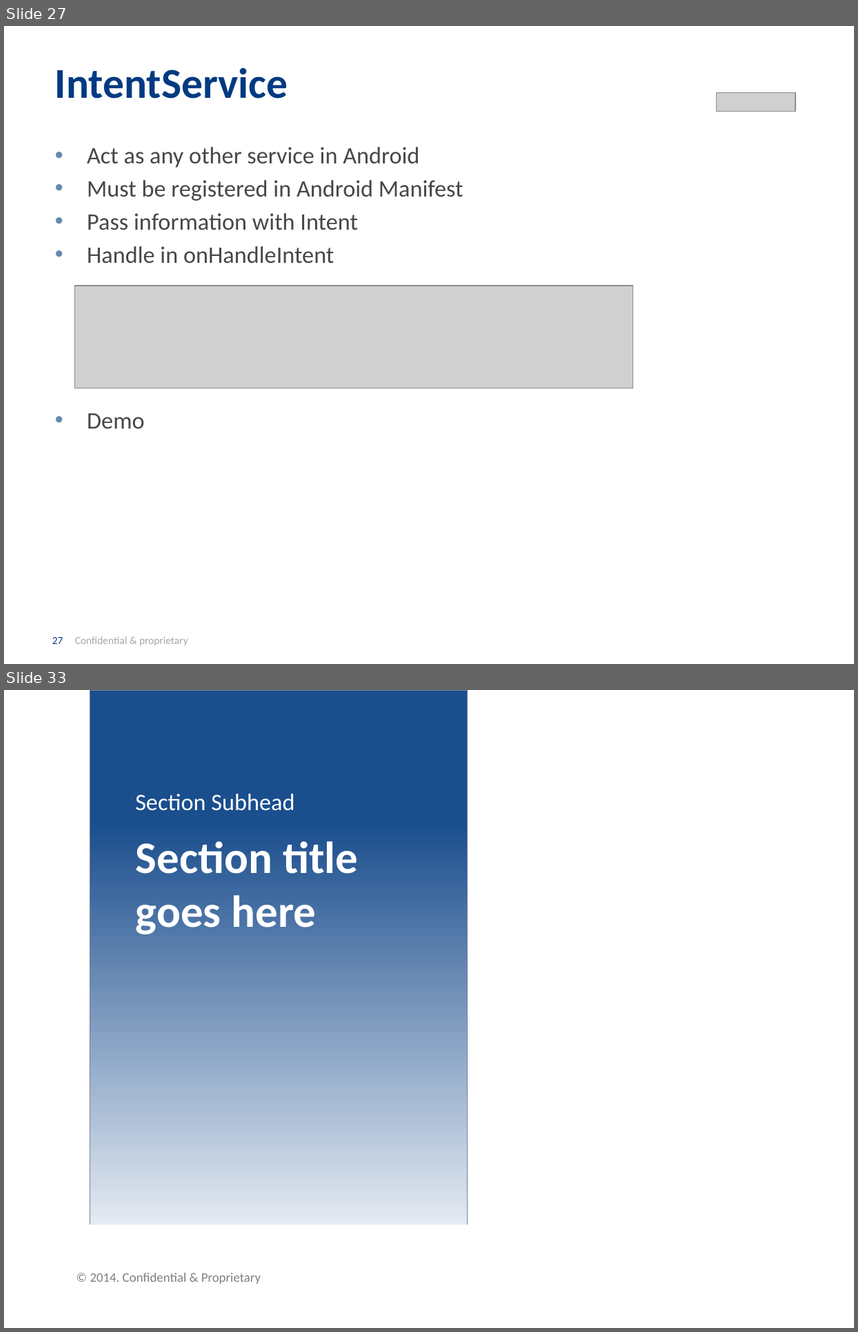
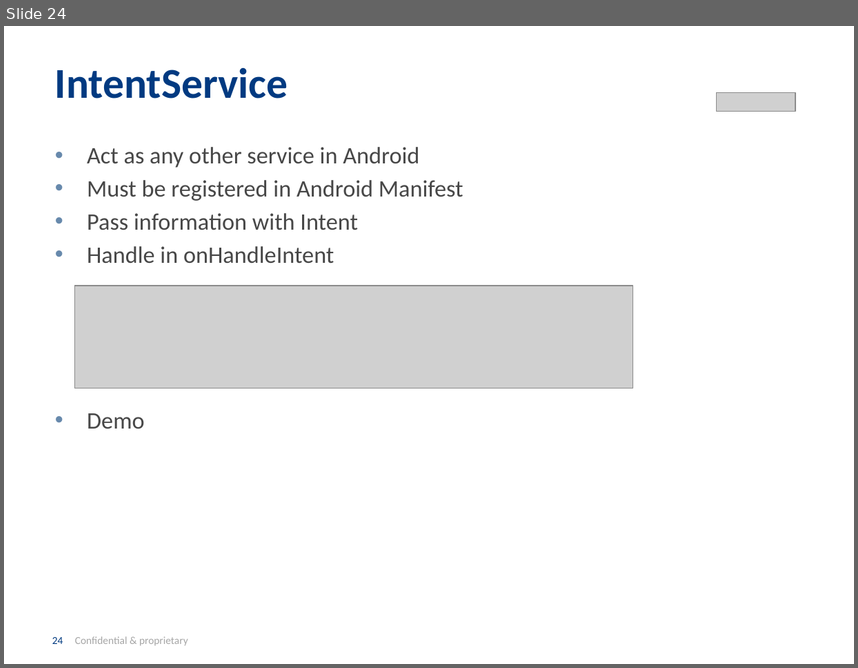
Before and after one commit to INRIX-Iurii-Okhmat/BrownBags, a slide deck: Presentation/Asynchronous Android.pptx. Shown one above the other, each under a label of ours: slides 27 and 33 before the commit, slide 24 after it; the slides between them are not shown. The pictures are 858x1332 and 858x668 pixels, drawn with LibreOffice and Linux fonts; fonts in the diff are those of the drawing; grey boxes stand for pictures; background and template pictures are left out. Boxes give left, top, right and bottom in pixels: in the first picture for what was removed or moved away, otherwise in the second. Text is boxed around its words. In the diff, an @@ line names an element or a change of style, - is before the commit and + after.

```diff
--- a/Presentation/Asynchronous Android.pptx
+++ b/Presentation/Asynchronous Android.pptx
@@ slide 33 removed at (4,690,854,1328), background #FFFFFF @@
@@ rectangle removed at (90,690,467,1272) @@
@@ text removed at (135,793,294,811) @@
-Section Subhead
@@ title removed at (136,841,358,934) @@
-Section title goes here
@@ rectangle removed at (4,1225,854,1328) @@
@@ text removed at (90,1272,261,1283) @@
-© 2014. Confidential & Proprietary
@@ what was slide 27 is now slide 24 @@
@@ page number at (52,636,188,646): text changed @@
-27 Confidential & proprietary
+24 Confidential & proprietary
```
Also in this commit, not shown: 13 slides changed, 3 slides added, 11 other slides removed, 1 other file.
